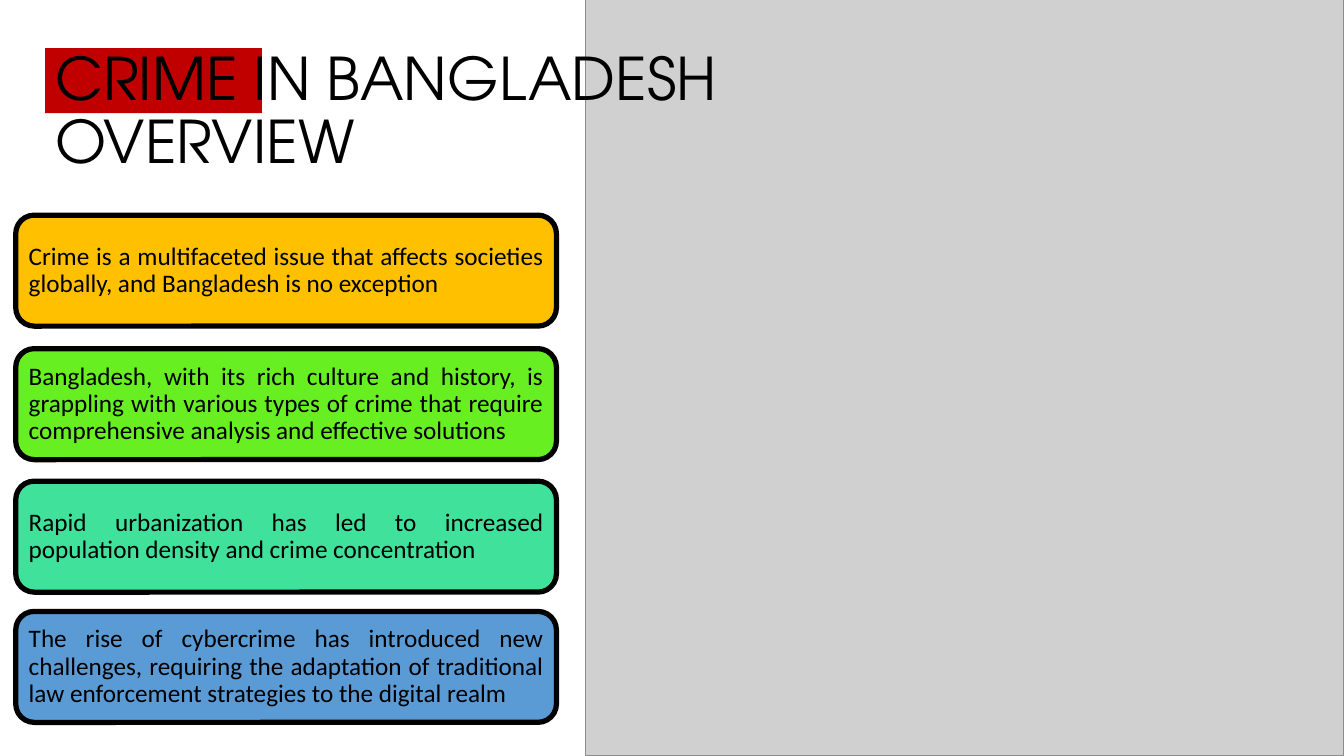
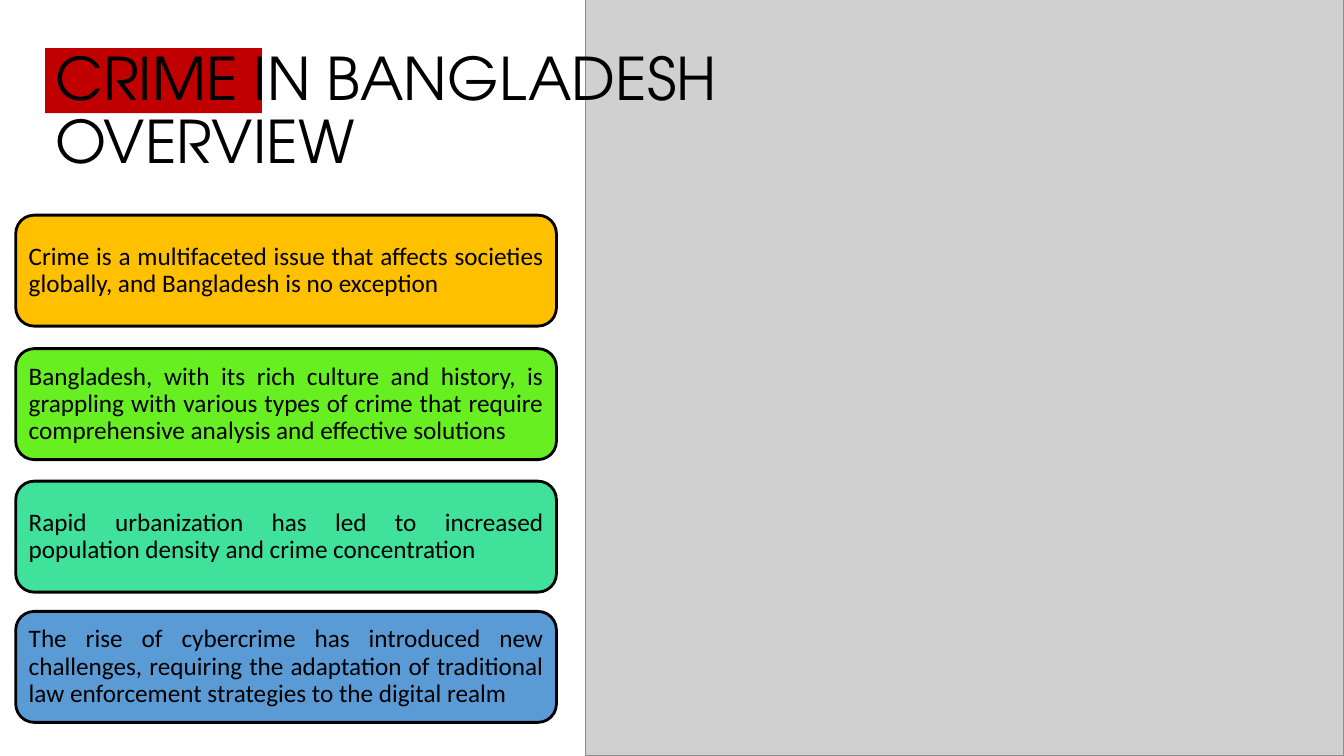
Before and after one commit to Tishat2247019/SUMMER-22-23, a slide deck: slide 3 of BGS/FINAL PRESENTATION/CRIME IN DHAKA CITY.pptx. Drawn at 1344x756 pixels with LibreOffice and Linux fonts; fonts in the diff are those of the drawing; grey boxes stand for pictures. Boxes give left, top, right and bottom in pixels: in the first picture for what was removed or moved away, otherwise in the second. Text is boxed around its words. In the diff, an @@ line names an element or a change of style, - is before the commit and + after.

Commit message:
added two slides(types of crime)

```diff
--- a/BGS/FINAL PRESENTATION/CRIME IN DHAKA CITY.pptx
+++ b/BGS/FINAL PRESENTATION/CRIME IN DHAKA CITY.pptx
@@ outline #000000 3.75 pt to #000000 2 pt in 4 elements at box(16, 215, 557, 326), box(16, 349, 557, 460), box(16, 481, 557, 592), box(16, 612, 557, 723) @@
```
Also in this commit, not shown: 3 slides added, 4 other files.
